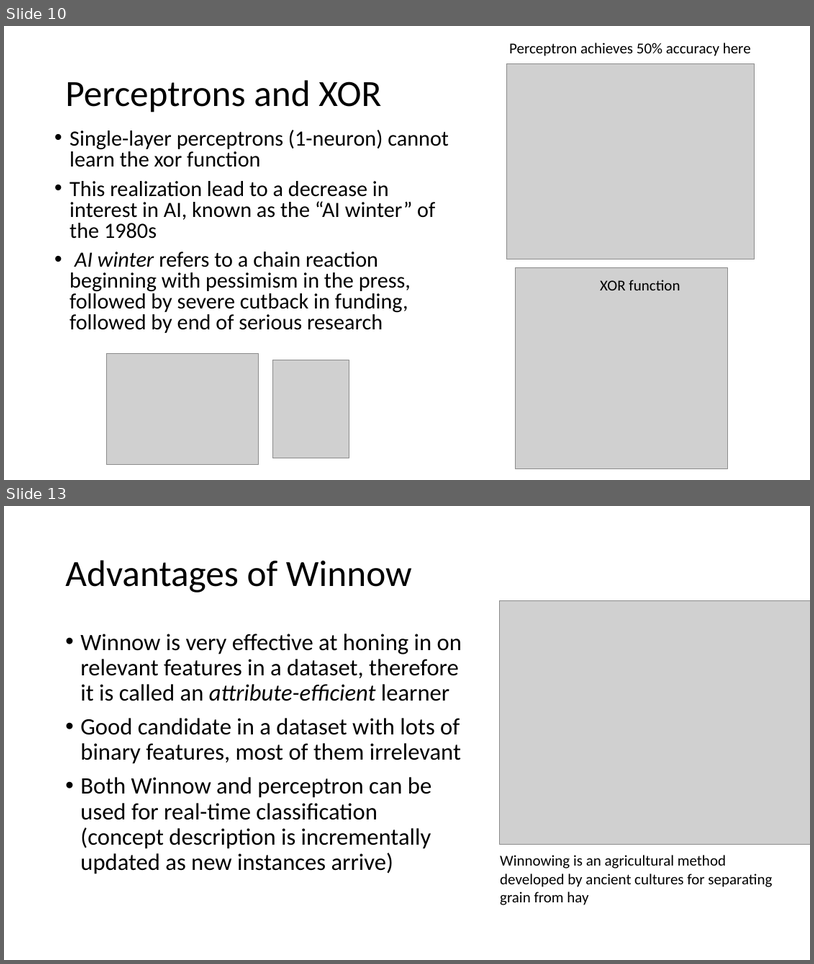
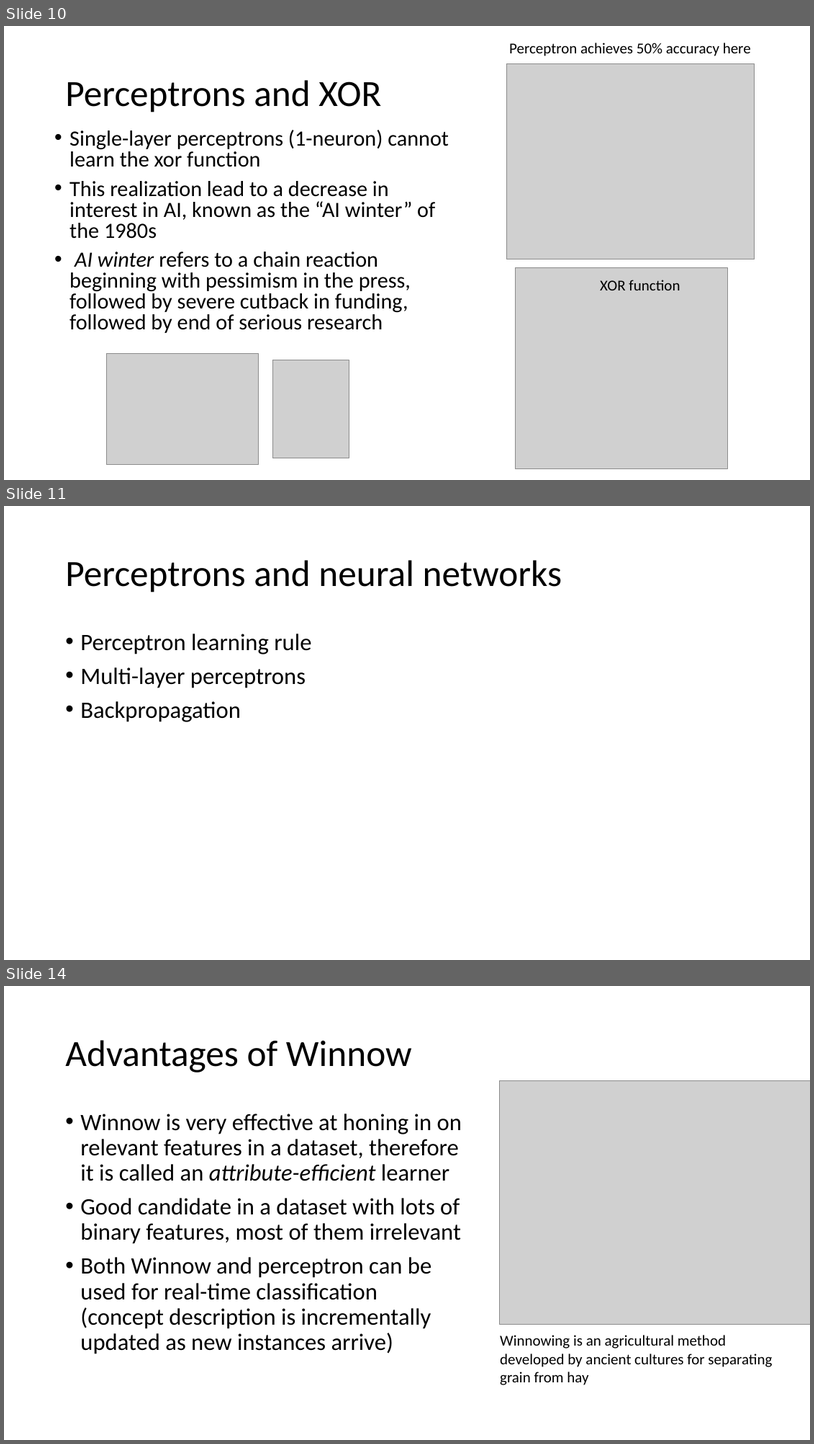
Before and after one commit to russellu/cs405, a slide deck: Lecture_09.pptx. Shown one above the other, each under a label of ours: slides 10 and 13 before the commit, slides 10, 11 and 14 after it; the slides between them are not shown. The pictures are 814x964 and 814x1444 pixels, drawn with LibreOffice and Linux fonts; fonts in the diff are those of the drawing; grey boxes stand for pictures. Boxes give left, top, right and bottom in pixels: in the first picture for what was removed or moved away, otherwise in the second. Text is boxed around its words. In the diff, an @@ line names an element or a change of style, - is before the commit and + after.

```diff
--- a/Lecture_09.pptx
+++ b/Lecture_09.pptx
@@ slide 11 added at box(4, 506, 810, 960), background #FFFFFF @@
@@ title added at box(65, 560, 562, 592), 44 pt, text #000000 @@
+Perceptrons and neural networks
@@ text added at box(80, 633, 311, 722), 28 pt, text #000000 @@
+• Perceptron learning rule
+• Multi-layer perceptrons
+• Backpropagation
@@ what was slide 13 is now slide 14 @@
```
Also in this commit, not shown: 7 slides changed, 1 other slide added, 2 slides removed, 1 other file.
